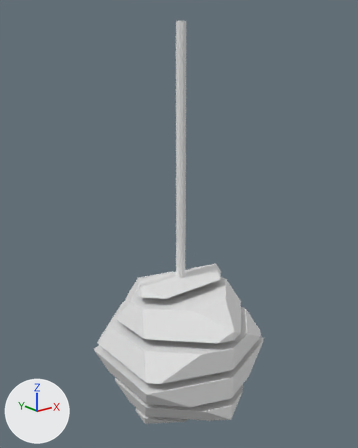
A saved change to the OBJ model Assets/Models/Bottom Shoulder/Public-Photo_0005.obj.
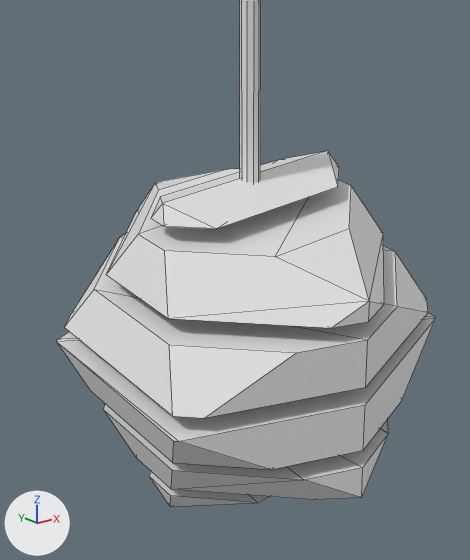
Each version appears first whole from a 50 mm camera at (-0.513, -0.636, 0.271) aimed at (0.004, 0.01, 0.013), and next in a close-up on the part from 19% to 78% of the width and 44% to 100% of the height. The lights are fixed; the arrows at lower left show +X, +Y and +Z. The close-ups show mesh edges as thin lines. Where no turn or scale is listed for an object, it has been applied to the vertices. Vertices at the same position are counted once.

Objects in the first close-up: 'Public-Photo_0005'.
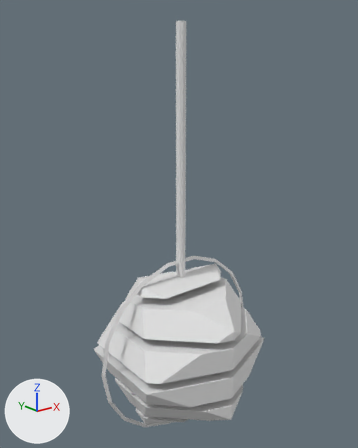
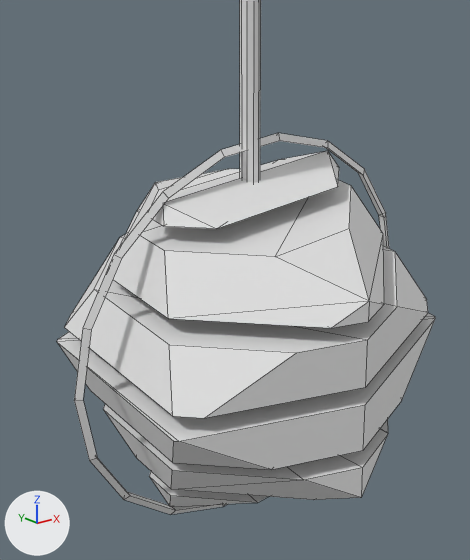
Pixel boxes (x1, y1, x2, y2) of what changed, in the close-ups (470 x 560 px):
'Public-Photo_0005', reshaped: before (57, 0, 435, 506); after (57, 0, 435, 514)
part 1 of me_public_photo_0005, added: after (74, 133, 389, 514)

The change, as a list of edits to the scene's bpy script:
```text
Change me_public_photo_0005:
    used by ob_public_photo_0005; location = (0.0, 0.0, 0.0)
    remove me_public_photo_0005.from_pydata(...)  # 122 vertices, 137 faces; spans x -0.136..0.136, y -0.137..0.137, z -0.353..0.34
    add me_public_photo_0005.from_pydata(...)  # 177 vertices, 191 faces; spans x -0.168..0.168, y -0.137..0.137, z -0.381..0.34
    me_public_photo_0005 part 1: a new loose piece of 54 vertices spanning x -0.168..0.168, y -0.003..0.003, z -0.381..-0.049
```
